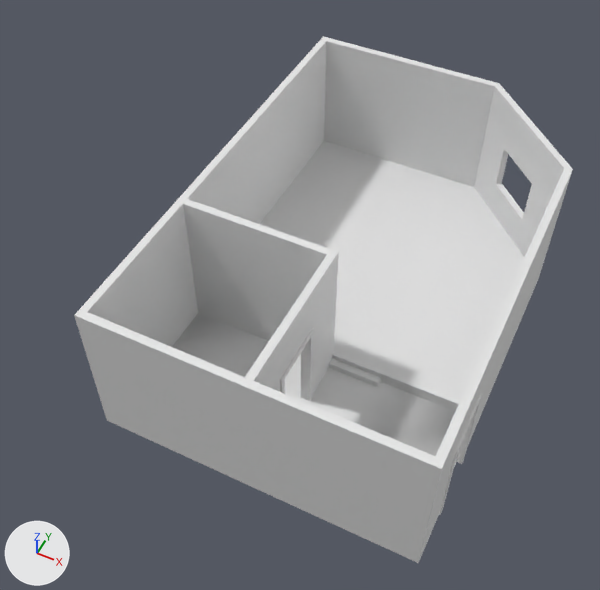
Before and after pictures for a commit that changed the FBX model Assets/Environment/Areas/Meshes/PlayerHaven/Meshes/SM_Room_HavenPC.fbx.
Rendered twice from a camera (50 mm lens) standing at (0.94, -13.12, 13.03) and looking at (-3.92, -3.41, 0.89). The lights are fixed; the arrows at lower left show +X, +Y and +Z. Where no turn or scale is listed for an object, it has been applied to the vertices. Vertices at the same position are counted once.

Script lines for the objects in view, before the commit:
```python
me_plane_001 = bpy.data.meshes.new('Plane.001')
me_plane_001.from_pydata(...)  # 264 vertices, 211 faces; spans x -6.07..0.1, y -7.07..2.07, z -0.14..3.0
me_plane_001.materials.append(mat_painted_wall01)  # white #e7e7e7
me_plane_001.materials.append(mat_black_blocker01)  # white #e7e7e7
me_plane_001.materials.append(mat_tiles_01)  # white #e7e7e7
me_plane_001.materials.append(mat_concrete01)  # white #e7e7e7
me_plane_001.materials.append(mat_parquet01)  # white #e7e7e7
me_plane_001.materials.append(mat_painted_wall02)  # white #e7e7e7
me_plane_001.materials.append(mat_wood01)  # white #e7e7e7
me_plane_001.materials.append(mat_painted_wood01)  # white #e7e7e7
me_plane_001.materials.append(mat_painted_metal01)  # white #e7e7e7
ob_room_havenpc = bpy.data.objects.new('Room_HavenPC', me_plane_001)
ob_room_havenpc.location = (0.0, 0.0, 0.0)
```
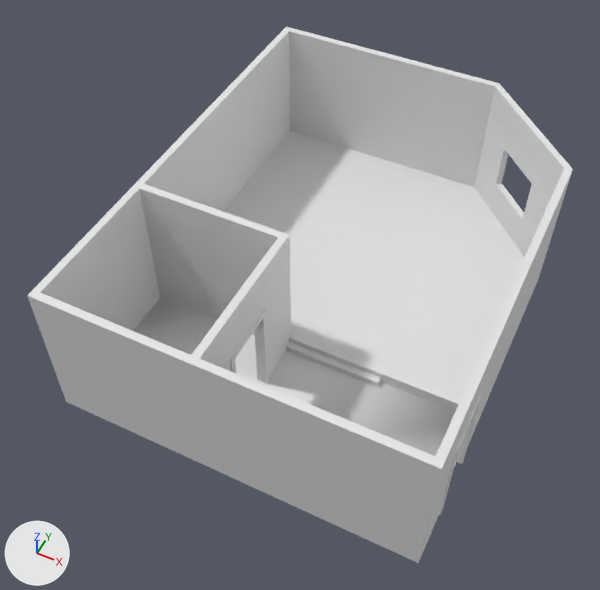
The edits, one by one:
me_plane_001 is used by ob_room_havenpc; location (0.0, 0.0, 0.0).
me_plane_001 had 264 vertices, 211 faces and spanned x -6.07..0.1, y -7.07..2.07, z -0.14..3.0.
me_plane_001 now has 264 vertices, 211 faces and spans x -7.0..0.1, y -7.07..2.07, z -0.14..3.0.
me_plane_001 part 1: the loose piece of 78 vertices spanning x -5.93..-2.9, y -6.93..-3.93, z 0.0..3.0 is moved by (-0.93, 0.0, 0.0).
me_plane_001 part 2: 21 of the vertices in x -6.07..-5.93, y -7.07..-4.0, z 0.0..3.0 are moved by (-0.93, 0.0, 0.0).
me_plane_001 part 3: 13 of the vertices in x -6.07..-5.93, y 1.93..2.07, z 0.0..3.0 are moved by (-0.93, 0.0, 0.0).
me_plane_001 part 4: 12 of the vertices in x -3.0..-2.93, y -7.07..-3.86, z -0.14..3.0 are moved by (-0.93, 0.0, 0.0).
me_plane_001 part 5: 1 of the vertices in x -6.0, y 0.0, z 0.25 are moved by (-0.93, 0.0, 0.0).

Changed parts and their boxes [x1, y1, x2, y2] in the pictures (600 x 590 px; the box of a moved part takes in the faces that stretch with it):
'Room_HavenPC', reshaped (9% wider)
    before: [74, 36, 573, 563]
    after: [27, 27, 573, 563]
part 1 of me_plane_001, moved or reshaped
    before: [183, 199, 339, 401]
    after: [139, 184, 291, 383]
part 2 of me_plane_001, moved or reshaped
    before: [74, 199, 459, 423]
    after: [27, 184, 459, 411]
part 3 of me_plane_001, moved or reshaped
    before: [178, 36, 499, 224]
    after: [135, 27, 499, 211]
part 4 of me_plane_001, moved or reshaped
    before: [82, 312, 456, 559]
    after: [35, 293, 456, 559]
part 5 of me_plane_001, moved or reshaped
    before: [260, 141, 524, 404]
    after: [223, 131, 524, 404]
